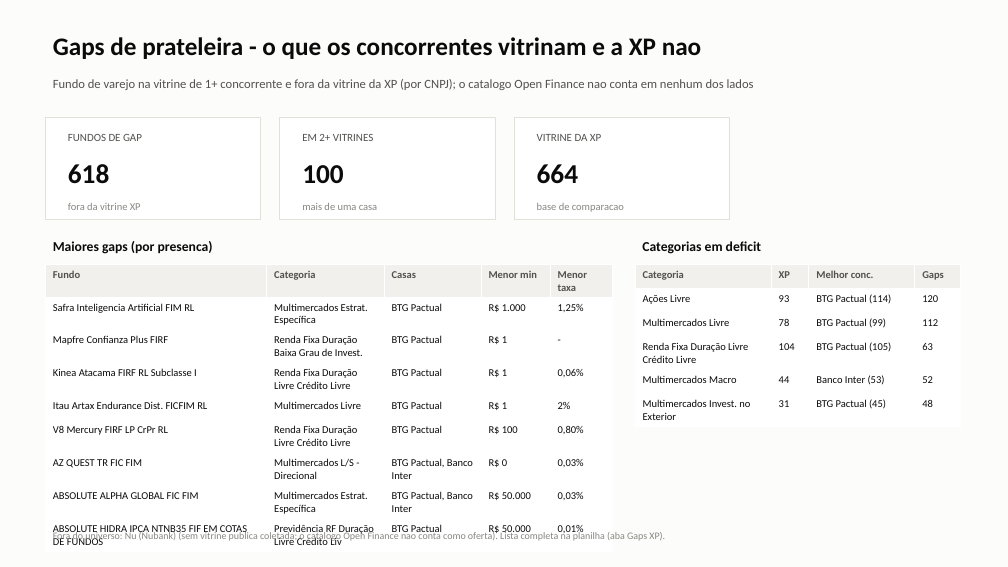
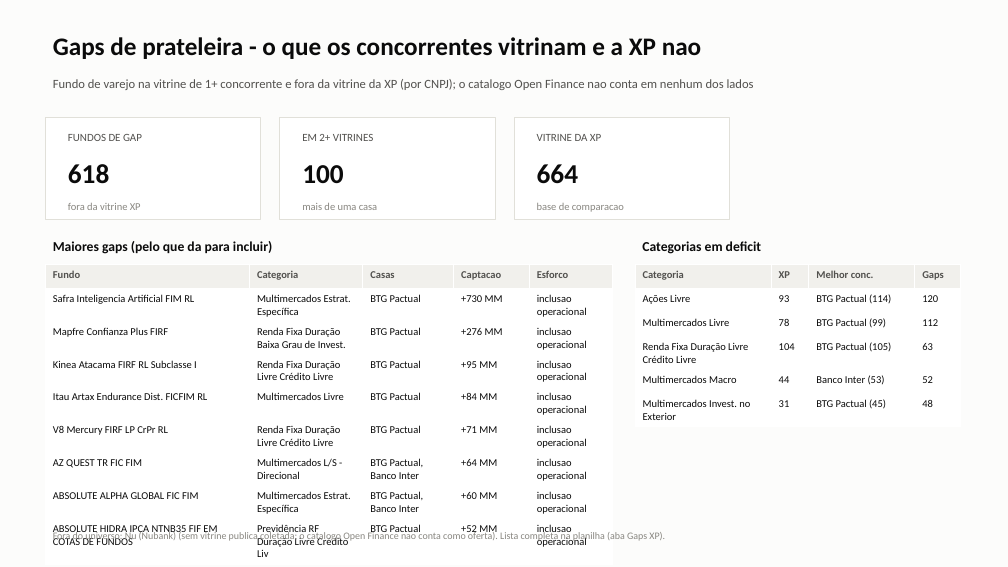
Before and after one commit to fioroto/Sandbox, a slide deck: slide 4 of data/reports/prateleiras-2026-09-20.pptx. Drawn at 1008x567 pixels with LibreOffice and Linux fonts; fonts in the diff are those of the drawing. Boxes give left, top, right and bottom in pixels: in the first picture for what was removed or moved away, otherwise in the second. Text is boxed around its words. In the diff, an @@ line names an element or a change of style, - is before the commit and + after.

```diff
--- a/data/reports/prateleiras-2026-09-20.pptx
+++ b/data/reports/prateleiras-2026-09-20.pptx
@@ table at <box>45,265,613,561</box> @@
-row 1, column 4: Menor min
+row 1, column 4: Captacao
-row 1, column 5: Menor taxa
+row 1, column 5: Esforco
-row 2, column 4: R$ 1.000
+row 2, column 4: +730 MM
-row 2, column 5: 1,25%
+row 2, column 5: inclusao operacional
-row 3, column 4: R$ 1
+row 3, column 4: +276 MM
-row 3, column 5: -
+row 3, column 5: inclusao operacional
-row 4, column 4: R$ 1
+row 4, column 4: +95 MM
-row 4, column 5: 0,06%
+row 4, column 5: inclusao operacional
-row 5, column 4: R$ 1
+row 5, column 4: +84 MM
-row 5, column 5: 2%
+row 5, column 5: inclusao operacional
-row 6, column 4: R$ 100
+row 6, column 4: +71 MM
-row 6, column 5: 0,80%
+row 6, column 5: inclusao operacional
-row 7, column 4: R$ 0
+row 7, column 4: +64 MM
-row 7, column 5: 0,03%
+row 7, column 5: inclusao operacional
-row 8, column 4: R$ 50.000
+row 8, column 4: +60 MM
-row 8, column 5: 0,03%
+row 8, column 5: inclusao operacional
-row 9, column 4: R$ 50.000
+row 9, column 4: +52 MM
-row 9, column 5: 0,01%
+row 9, column 5: inclusao operacional
@@ text at <box>53,241,272,254</box>: text changed @@
-Maiores gaps (por presenca)
+Maiores gaps (pelo que da para incluir)
```
Also in this commit, not shown: 9 other files.
